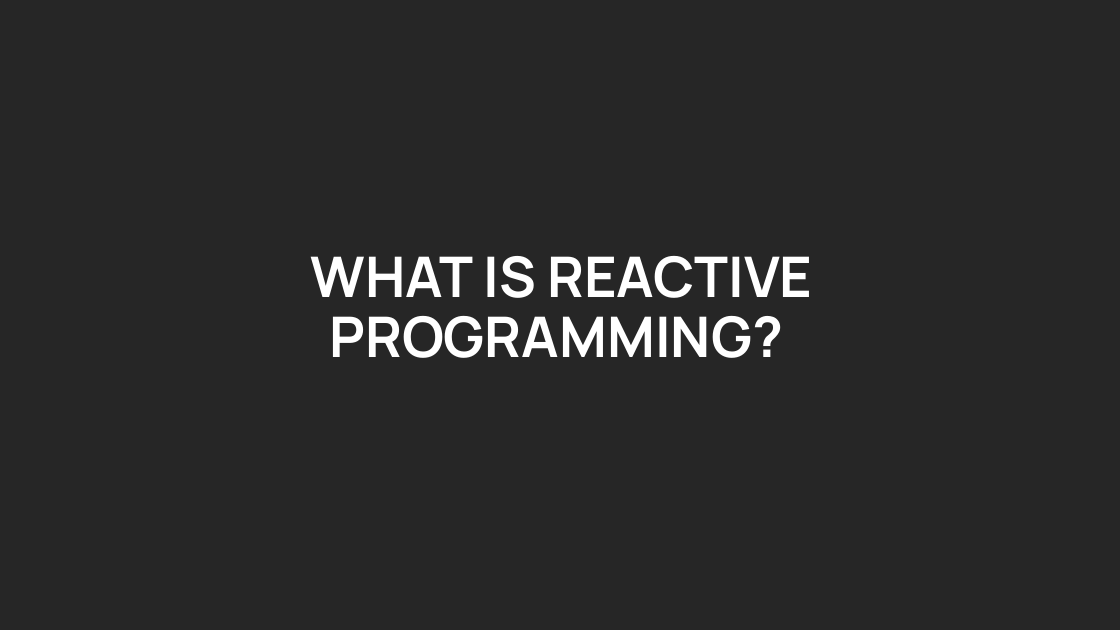
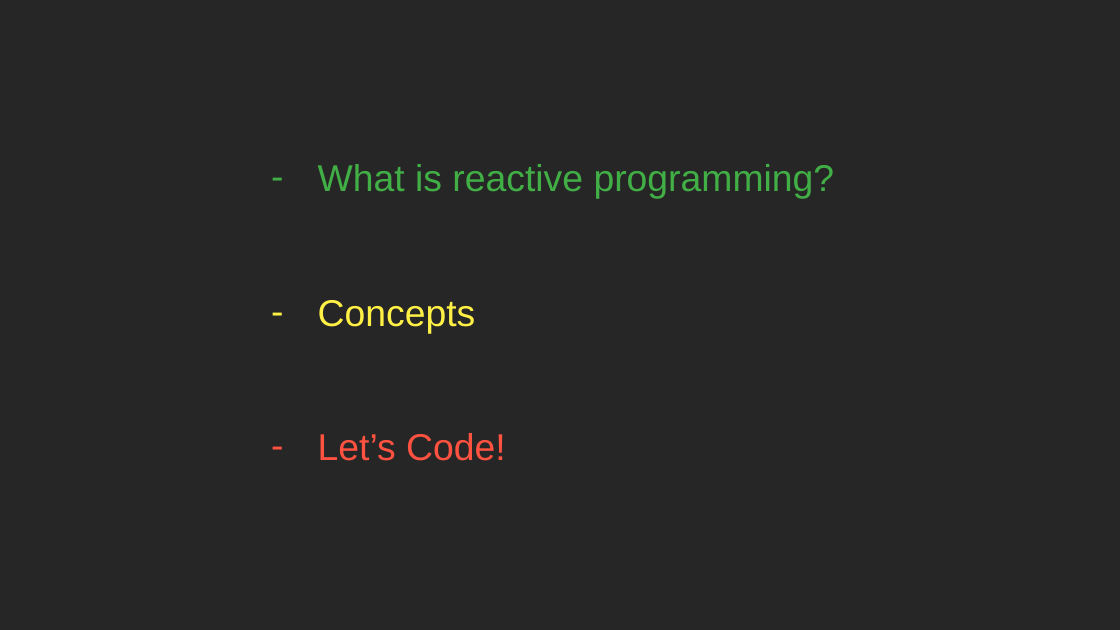
Before and after one commit to luciapayo/DroidconPresentation, a slide deck: slide 2 of Presentation/DroidconRx.potx.pptx. Drawn at 1120x630 pixels with LibreOffice and Linux fonts; fonts in the diff are those of the drawing. Boxes give left, top, right and bottom in pixels: in the first picture for what was removed or moved away, otherwise in the second. Text is boxed around its words. In the diff, an @@ line names an element or a change of style, - is before the commit and + after.

```diff
--- a/Presentation/DroidconRx.potx.pptx
+++ b/Presentation/DroidconRx.potx.pptx
@@ text "What is reactive programming?" at <box>318,164,835,461</box>: vertical alignment middle to top @@
@@ text at <box>318,164,835,461</box>: text changed; size 36 to 24 pt; font Manrope to Arial; text colour #FFFFFF to #41AF46; bold off @@
-WHAT IS REACTIVE PROGRAMMING?
+– What is reactive programming?
+– Concepts
+– Let’s Code!
```
Also in this commit, not shown: 15 other slides changed, 38 slides added, 9 slides removed, 6 other files.
